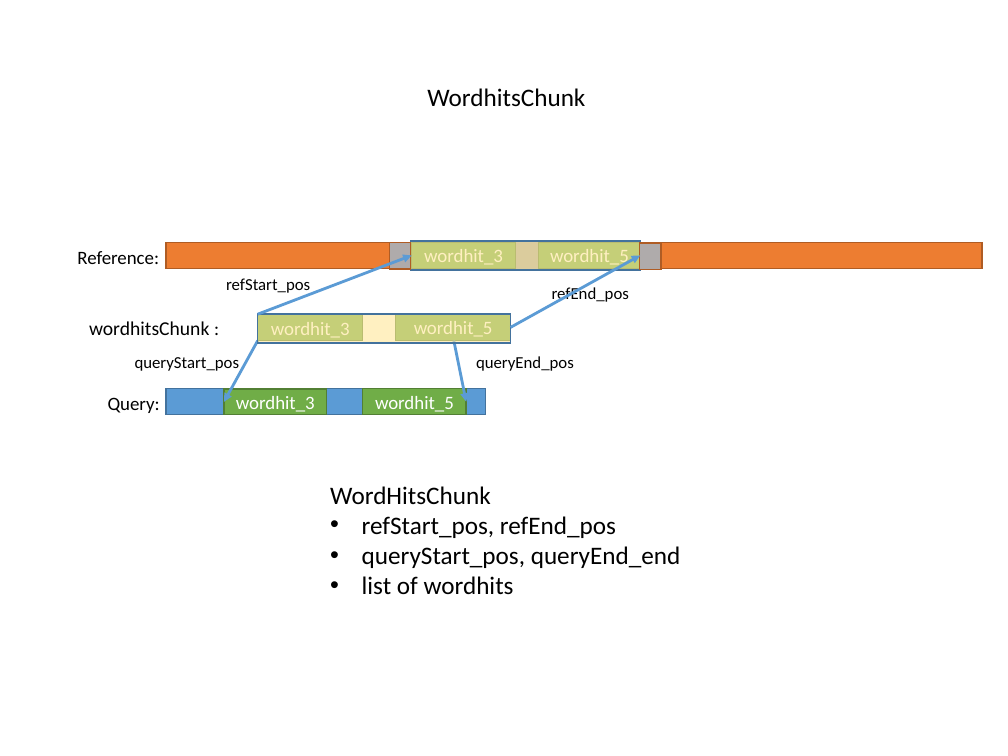
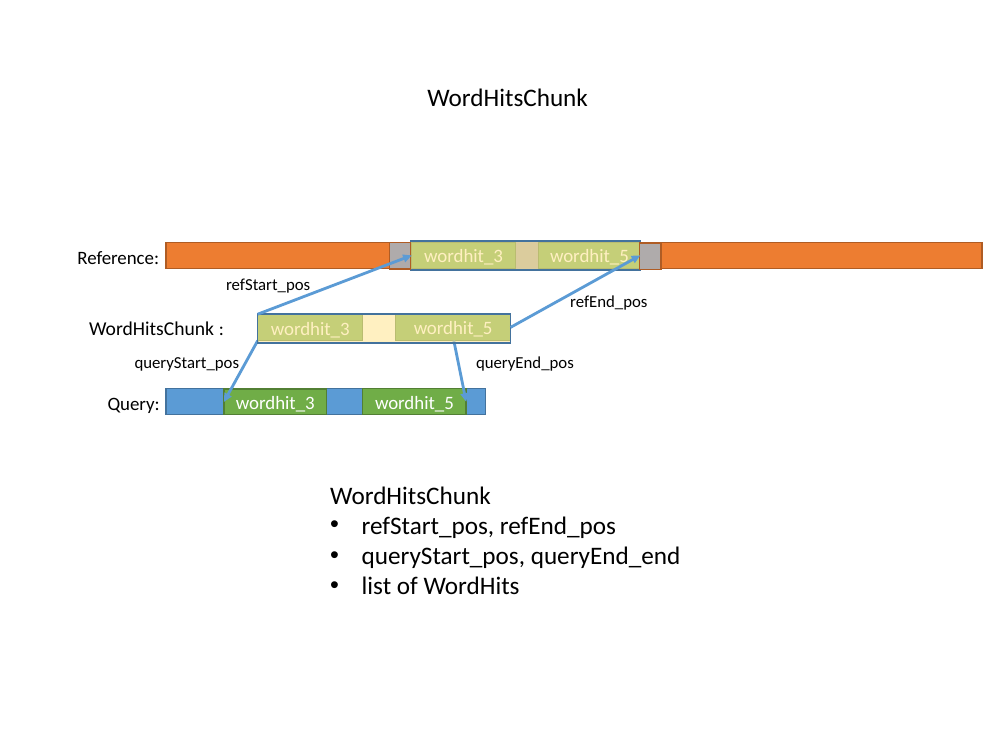
Before and after one commit to ganyfml/olegosa2, a slide deck: slide 6 of doc/Olego_SA.pptx. Drawn at 1008x756 pixels with LibreOffice and Linux fonts; fonts in the diff are those of the drawing. Boxes give left, top, right and bottom in pixels: in the first picture for what was removed or moved away, otherwise in the second. Text is boxed around its words. In the diff, an @@ line names an element or a change of style, - is before the commit and + after.

```diff
--- a/doc/Olego_SA.pptx
+++ b/doc/Olego_SA.pptx
@@ text at box(427, 88, 588, 107): text changed @@
-WordhitsChunk
+WordHitsChunk
@@ text "refEnd_pos": place and size @@
-text "refEnd_pos" at box(552, 285, 629, 303)
+text "refEnd_pos" at box(570, 293, 647, 310)
@@ text at box(89, 321, 214, 335): text changed @@
-wordhitsChunk :
+WordHitsChunk :
@@ text at box(362, 576, 520, 595): text changed @@
-• list of wordhits
+• list of WordHits
```
Also in this commit, not shown: 7 other slides changed.
